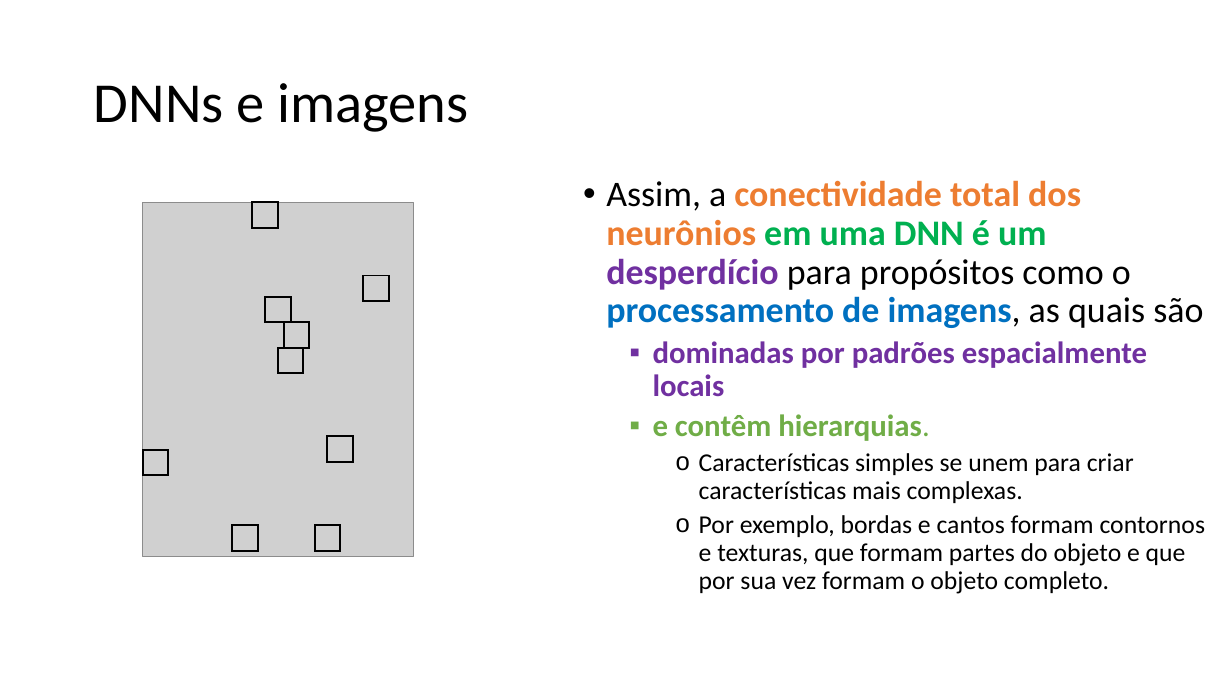
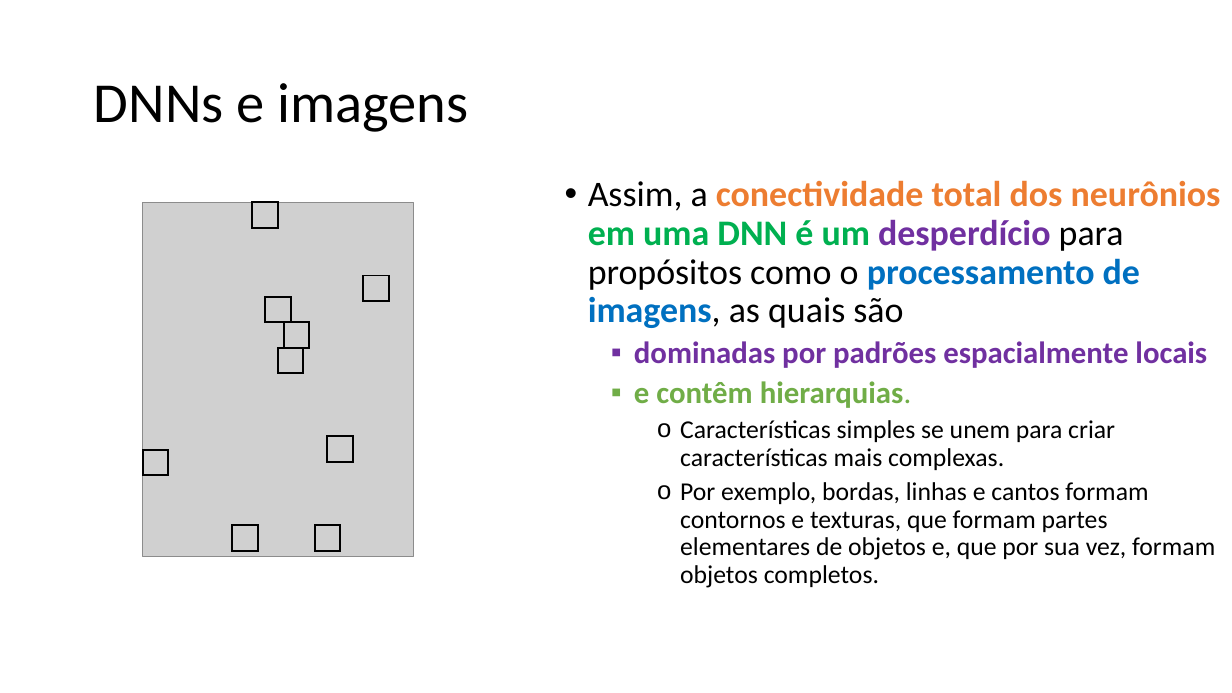
Before and after one commit to zz4fap/c24_inteligencia_artificial, a slide deck: slide 12 of slides/C24_CNN.pptx (slide 13 before the commit). Drawn at 1232x693 pixels with LibreOffice and Linux fonts; fonts in the diff are those of the drawing; grey boxes stand for pictures. Boxes give left, top, right and bottom in pixels: in the first picture for what was removed or moved away, otherwise in the second. Text is boxed around its words. In the diff, an @@ line names an element or a change of style, - is before the commit and + after.

```diff
--- a/slides/C24_CNN.pptx
+++ b/slides/C24_CNN.pptx
@@ text "Assim, a conectividade total dos ...": place and size @@
-text "Assim, a conectividade total dos ..." at bbox=[606, 180, 1205, 594]
+text "Assim, a conectividade total dos ..." at bbox=[588, 180, 1221, 588]
@@ text at bbox=[680, 482, 1215, 588]: text changed @@
-    o Por exemplo, bordas e cantos formam contornos e texturas, que formam partes do objeto e que por sua vez formam o objeto completo.
+    o Por exemplo, bordas, linhas e cantos formam contornos e texturas, que formam partes elementares de objetos e, que por sua vez, formam objetos completos.
```
Also in this commit, not shown: 22 other slides changed, 1 slide removed.
